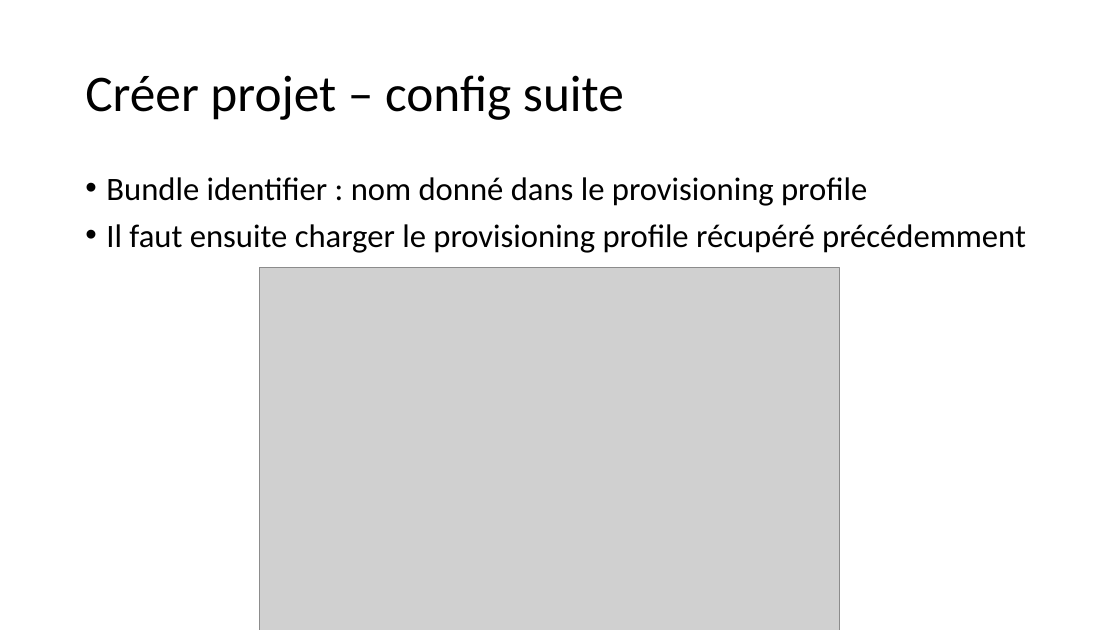
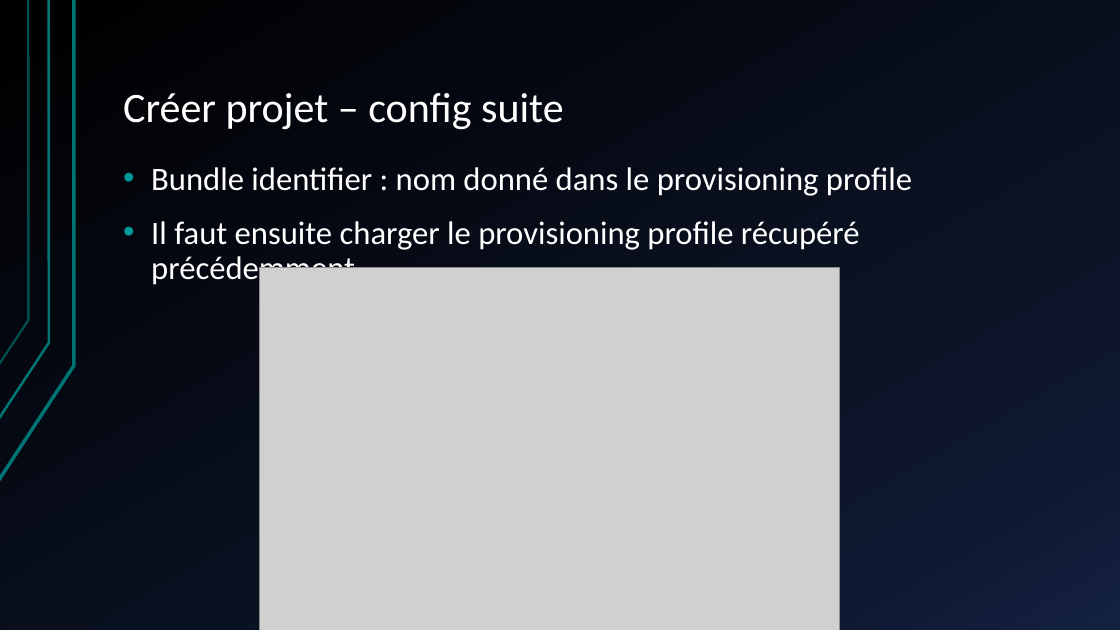
Before and after one commit to jordane-quincy/M2_DevMobileIos, a slide deck: slide 22 of Présentation.pptx. Drawn at 1120x630 pixels with LibreOffice and Linux fonts; fonts in the diff are those of the drawing; grey boxes stand for pictures. Boxes give left, top, right and bottom in pixels: in the first picture for what was removed or moved away, otherwise in the second. Text is boxed around its words. In the diff, an @@ line names an element or a change of style, - is before the commit and + after.

```diff
--- a/Présentation.pptx
+++ b/Présentation.pptx
@@ background #FFFFFF to gradient #000000 to #0F1931 to #142242 @@
@@ freeform shape added at (x1=0, y1=0, x2=74, y2=481), outline #007373 3 pt @@
@@ freeform shape added at (x1=0, y1=0, x2=49, y2=419), outline #007373 2.25 pt @@
@@ freeform shape added at (x1=0, y1=0, x2=29, y2=365), outline #007373 2 pt @@
@@ title "Créer projet – config suite" moved from (x1=85, y1=75, x2=624, y2=120) to (x1=123, y1=93, x2=564, y2=130) @@
@@ title "Créer projet – config suite" at (x1=123, y1=93, x2=564, y2=130): size 44 to 36 pt, text colour #000000 to #FFFFFF; vertical alignment middle to bottom @@
@@ text "Bundle identifier : nom donné ..." moved from (x1=106, y1=177, x2=1026, y2=253) to (x1=151, y1=167, x2=912, y2=287) @@
@@ text "Bundle identifier : nom donné ..." at (x1=151, y1=167, x2=912, y2=287): text colour #000000 to #FFFFFF; indent changed; more space between paragraphs @@
```
Also in this commit, not shown: 22 other slides changed.
